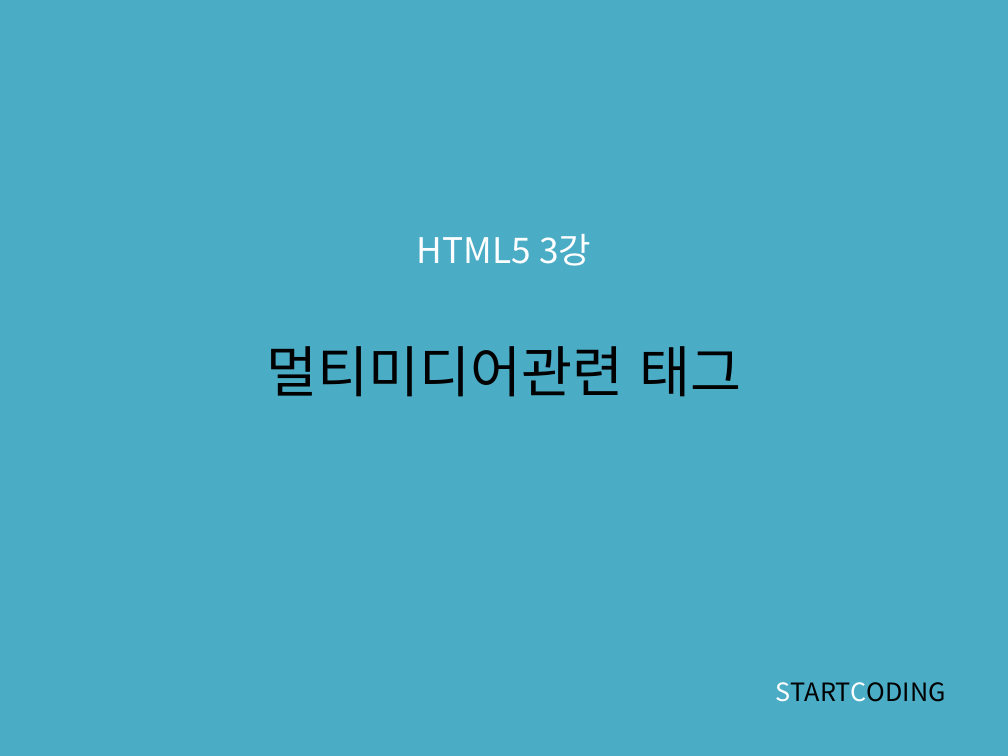
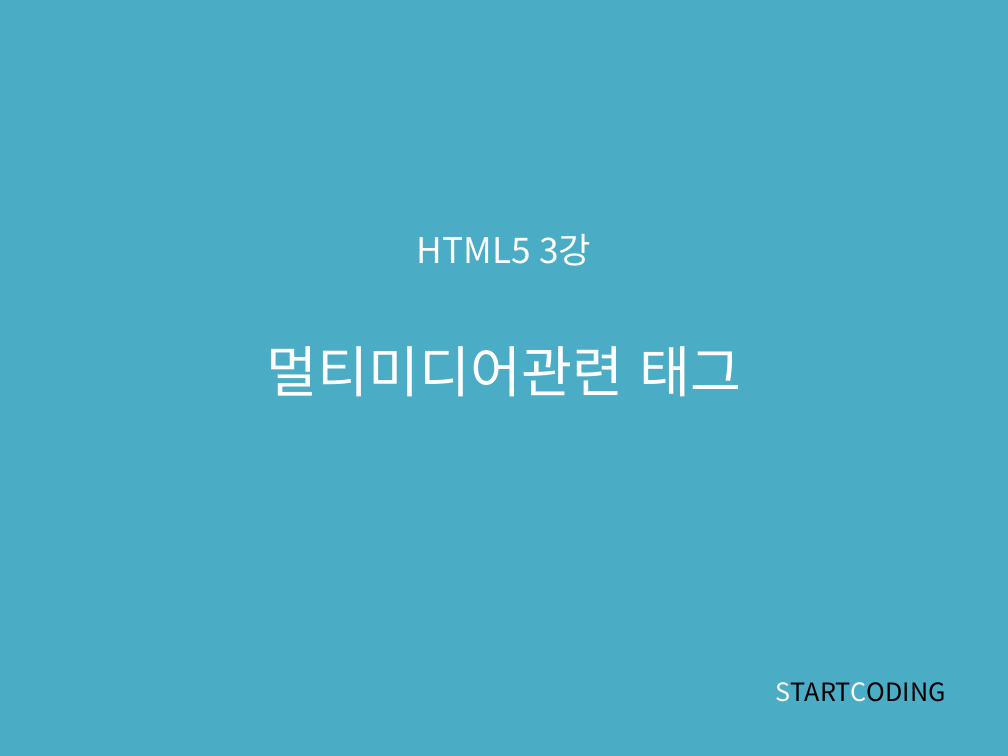
Before and after one commit to kwonkijun/web, a slide deck: slide 1 of 프론트엔드기초(PPT)/HTML5 3강_멀티미디어태그.pptx. Drawn at 1008x756 pixels with LibreOffice and Linux fonts; fonts in the diff are those of the drawing. Boxes give left, top, right and bottom in pixels: in the first picture for what was removed or moved away, otherwise in the second. Text is boxed around its words. In the diff, an @@ line names an element or a change of style, - is before the commit and + after.

```diff
--- a/프론트엔드기초(PPT)/HTML5 3강_멀티미디어태그.pptx
+++ b/프론트엔드기초(PPT)/HTML5 3강_멀티미디어태그.pptx
@@ title "HTML5 3강 멀티미디어관련 태그" at box(267, 234, 741, 397): text colour #000000 to #FFFFFF in "멀티미디어관련 태그" @@
```
Also in this commit, not shown: 1 other slide changed, 4 slides added, 19 other files.
